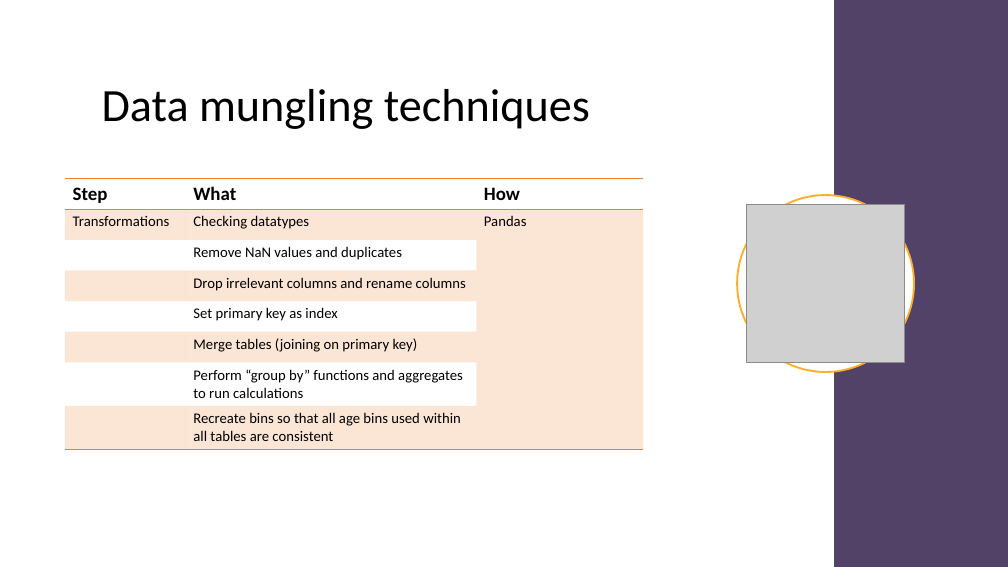
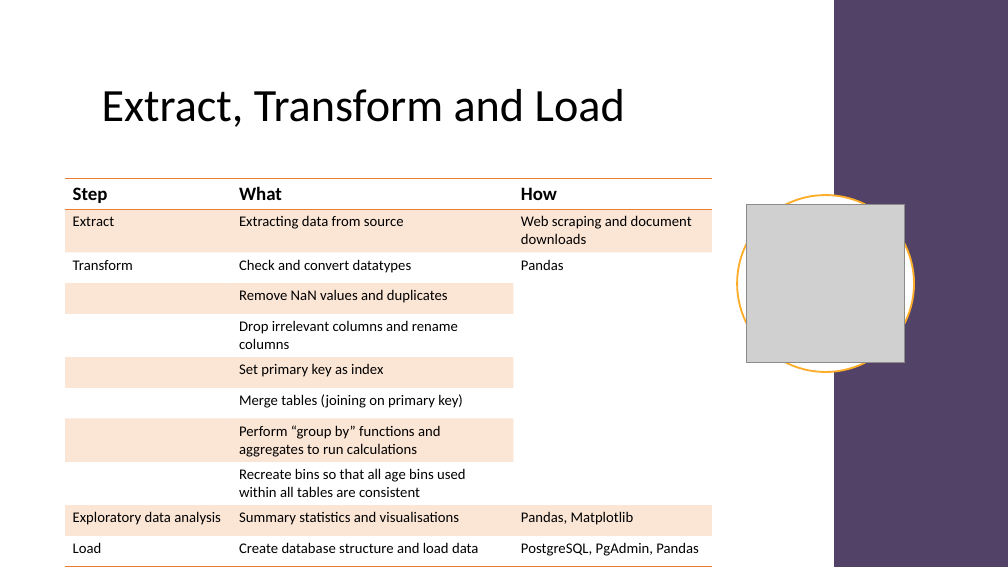
Before and after one commit to dan1ellec/Project-2, a slide deck: slide 6 of Australian Marriage Law Postal Survey 2017.pptx. Drawn at 1008x567 pixels with LibreOffice and Linux fonts; fonts in the diff are those of the drawing; grey boxes stand for pictures. Boxes give left, top, right and bottom in pixels: in the first picture for what was removed or moved away, otherwise in the second. Text is boxed around its words. In the diff, an @@ line names an element or a change of style, - is before the commit and + after.

```diff
--- a/Australian Marriage Law Postal Survey 2017.pptx
+++ b/Australian Marriage Law Postal Survey 2017.pptx
@@ title at [102,89,625,127]: text changed @@
-Data mungling techniques
+Extract, Transform and Load
@@ table at [65,178,712,565] @@
-row 2: Transformations | Checking datatypes | Pandas
+row 2: Extract | Extracting data from source | Web scraping and document downloads
+row 3: Transform | Check and convert datatypes | Pandas
+row 10: Exploratory data analysis | Summary statistics and visualisations | Pandas, Matplotlib
+row 11: Load | Create database structure and load data | PostgreSQL, PgAdmin, Pandas
@@ table: place and size @@
-table at [65,178,644,448]
+table at [65,178,712,565]
```
Also in this commit, not shown: 9 other slides changed, 9 slides added, 3 slides removed.
